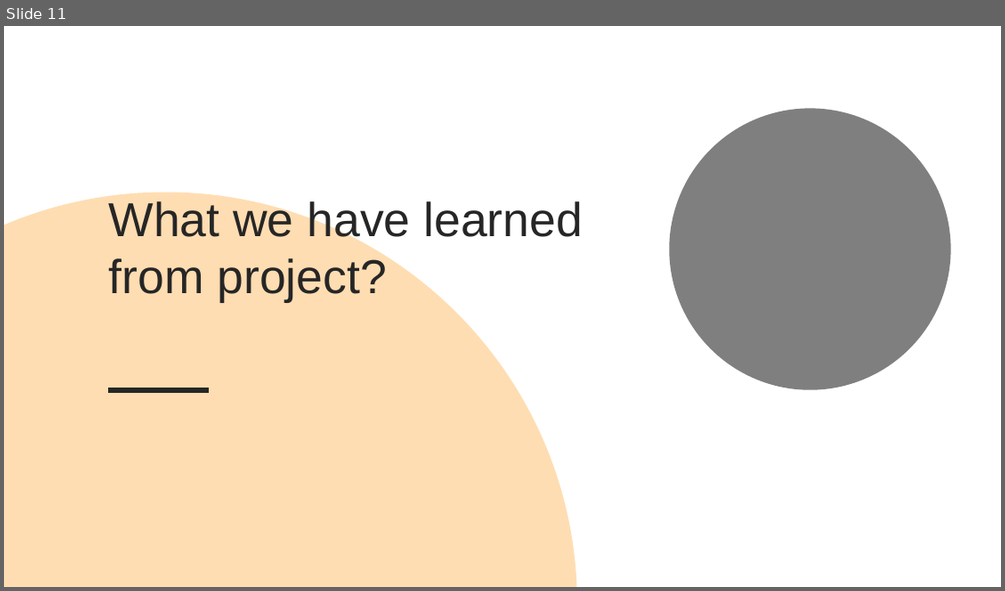
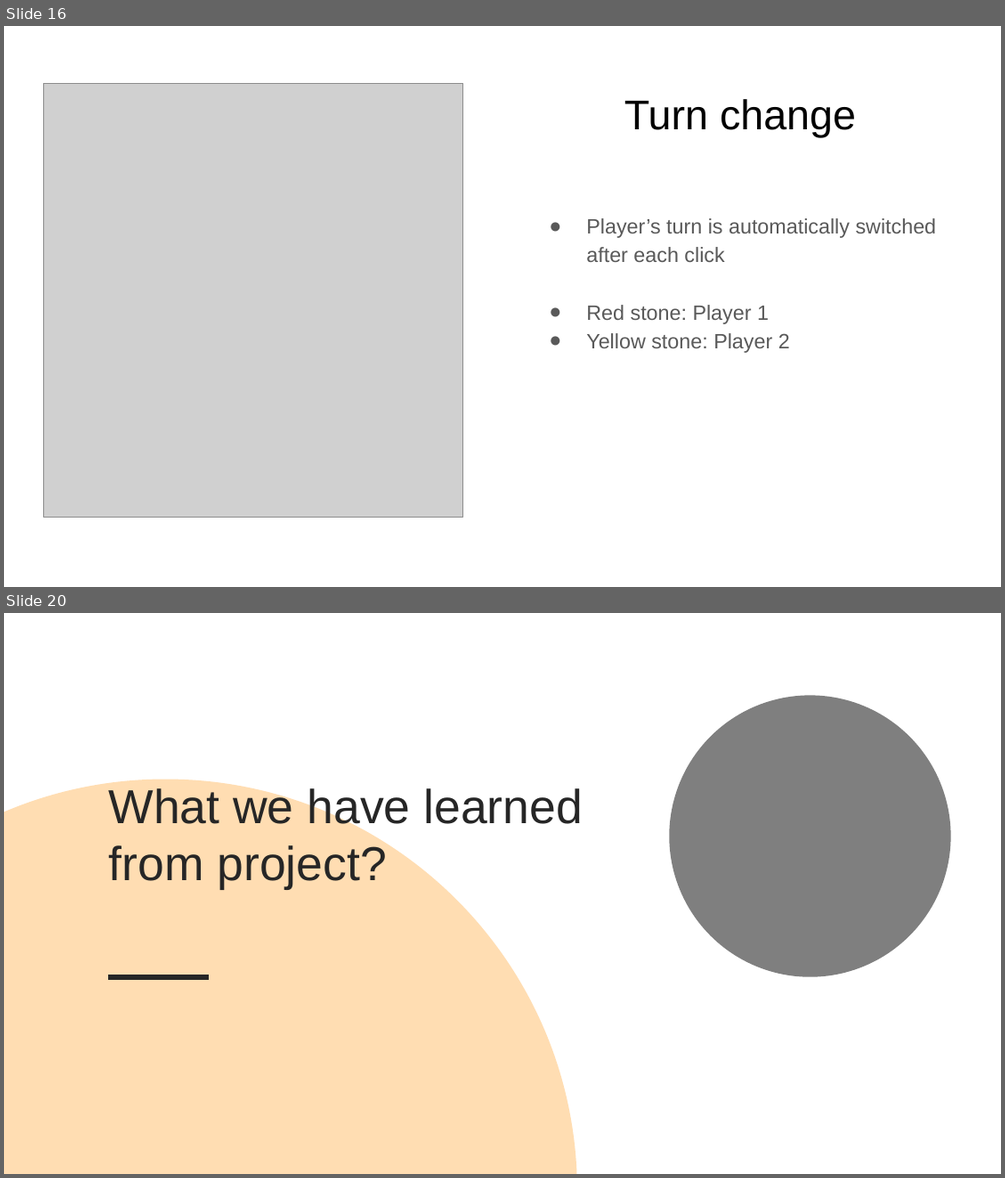
Before and after one commit to yangyaoi/Connect-Four-Project, a slide deck: Documents/Final Presentation/Final incomplete.pptx. Shown one above the other, each under a label of ours: slide 11 before the commit, slides 16 and 20 after it; the slides between them are not shown. The pictures are 1005x591 and 1005x1178 pixels, drawn with LibreOffice and Linux fonts; fonts in the diff are those of the drawing; grey boxes stand for pictures. Boxes give left, top, right and bottom in pixels: in the first picture for what was removed or moved away, otherwise in the second. Text is boxed around its words. In the diff, an @@ line names an element or a change of style, - is before the commit and + after.

```diff
--- a/Documents/Final Presentation/Final incomplete.pptx
+++ b/Documents/Final Presentation/Final incomplete.pptx
@@ slide 16 added at box(4, 26, 1001, 587), background #FFFFFF @@
@@ picture added at box(44, 84, 463, 517) @@
@@ title added at box(624, 99, 856, 137), 30 pt, text #000000 @@
+Turn change
@@ text added at box(586, 218, 937, 353), 15 pt, text #595959 @@
+● Player’s turn is automatically switched after each click
+● Red stone: Player 1
+● Yellow stone: Player 2
@@ what was slide 11 is now slide 20 @@
```
Also in this commit, not shown: 8 other slides added, 1 other file.
